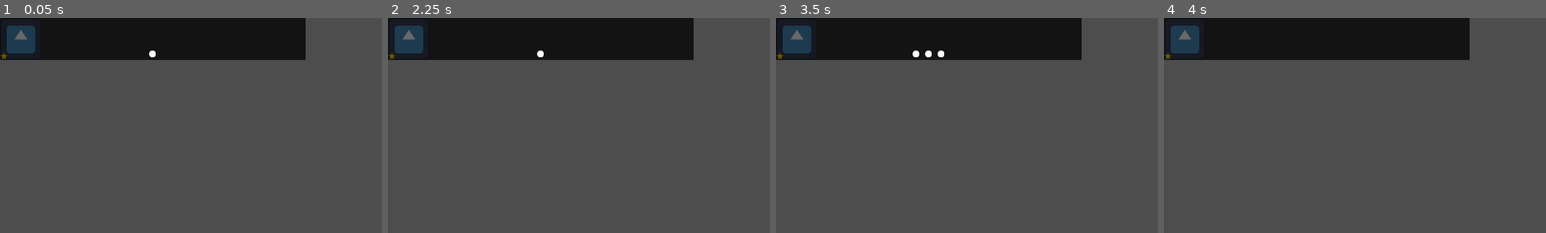
Above: before the commit, frames 1-4 (left to right).
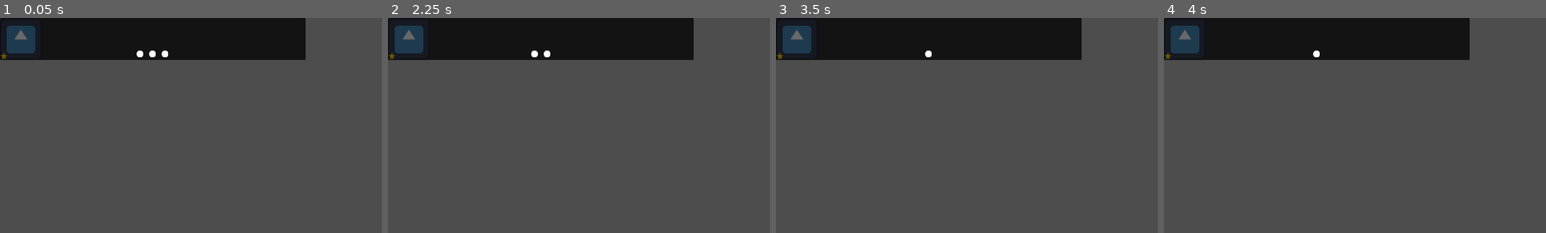
Above: after the commit, the same moments.

Repository: SimusDev/gd-talk
Game: Godot game, scene res://interface/screens/chat/messsage.tscn
Same seed, same stepped clock (60 frames per second), same inputs: the game is played once before the commit and once after it. This scene is started directly instead of the project's main scene. The engine's default icon, where the game draws it, is replaced by a stand-in: a white triangle on a blue panel in a dark square.
Inputs (mouse positions are % of the whole screen's width and height, from its top left):
- Up to frame 1 (0.05 s): no input
- Up to frame 2 (2.25 s): tap Enter (console.enter) at 0.5, 2 s; drag from (20, 5) to (60, 28) at 0.52 s; tap Space at 1.25 s; drag from (30, 55) to (45, 70) at 1.27 s; move the mouse to (60, 28) at 2.02 s; hold Right (ui_right) from 2.03 s (still down)
- Up to frame 3 (3.5 s): release Right (ui_right) at 2.75 s; tap Space at 2.75 s; drag from (45, 70) to (20, 35) at 2.77 s
- Up to frame 4 (4 s): tap Enter (console.enter) at 3.5 s; move the mouse to (80, 65) at 3.52 s; hold Left (ui_left) from 3.53 s (still down)
The pictures show only the part of the screen within x 0-50%, y 0-50%; the shares and areas given below are measured in that part.

The runs differ from the first frame. In frame 1, 0.1% of the frame differs, in the area x 35-45%, y 15-19%; in frame 2, 0.1%, in the area x 37-43%, y 15-19%; in frame 3, 0.1%; in frame 4, less than 0.1%.
Error in both runs: Invalid access to property or key 'on_message_synchronized' on a base object of type 'Nil'. (res://interface/screens/chat/messsage.gd:15)

Commit message:
loading and chat update

Diff:
--- a/components/C_Chat.gd
+++ b/components/C_Chat.gd
@@ -19,7 +19,7 @@
 var _voice: C_VoiceChannel
 
 func get_voice_channel() -> C_VoiceChannel:
-	return
+	return _voice
 
 func get_message_count() -> int:
 	return _messages_count
@@ -49,6 +49,11 @@
 		_client_sync_message,
 
 	], GDTalk.CHANNELS.CHAT)
+
+	_voice = C_VoiceChannel.new()
+	_voice.name = "voice"
+	add_child(_voice)
+	_voice.register(self)
 
 func synchronize() -> void:
 	if !SimusNetConnection.is_server():
--- a/components/C_VoiceChannel.gd
+++ b/components/C_VoiceChannel.gd
@@ -5,3 +5,16 @@
 
 func register(chat: C_Chat) -> void:
 	_chat = chat
+	_chat.on_user_connected.connect(_on_user_connected)
+	_chat.on_user_disconnected.connect(_on_user_disconnected)
+
+func _ready() -> void:
+	set_physics_process(false)
+
+func _on_user_connected(user: C_User) -> void:
+	if user.is_local():
+		set_physics_process(true)
+
+func _on_user_disconnected(user: C_User) -> void:
+	if user.is_local():
+		set_physics_process(false)
--- a/interface/loading/ui_loading_animation.gd
+++ b/interface/loading/ui_loading_animation.gd
@@ -4,7 +4,7 @@
 
 @onready var sd_label: SD_Label = $SD_Label
 
-var _state: int = 0
+var _state: int = 2
 
 @export var time: float = 0.5
 var _timer: float = 0
--- a/interface/loading/ui_loading_animation.tscn
+++ b/interface/loading/ui_loading_animation.tscn
@@ -15,6 +15,7 @@
 grow_vertical = 2
 mouse_filter = 2
 script = ExtResource("1_oe5px")
+time = 0.1
 
 [node name="ColorRect" type="ColorRect" parent="." unique_id=1334717769]
 layout_mode = 1
@@ -32,6 +33,7 @@
 anchor_bottom = 1.0
 grow_horizontal = 2
 grow_vertical = 2
+text = "..."
 label_settings = SubResource("LabelSettings_0br6b")
 horizontal_alignment = 1
 vertical_alignment = 1
